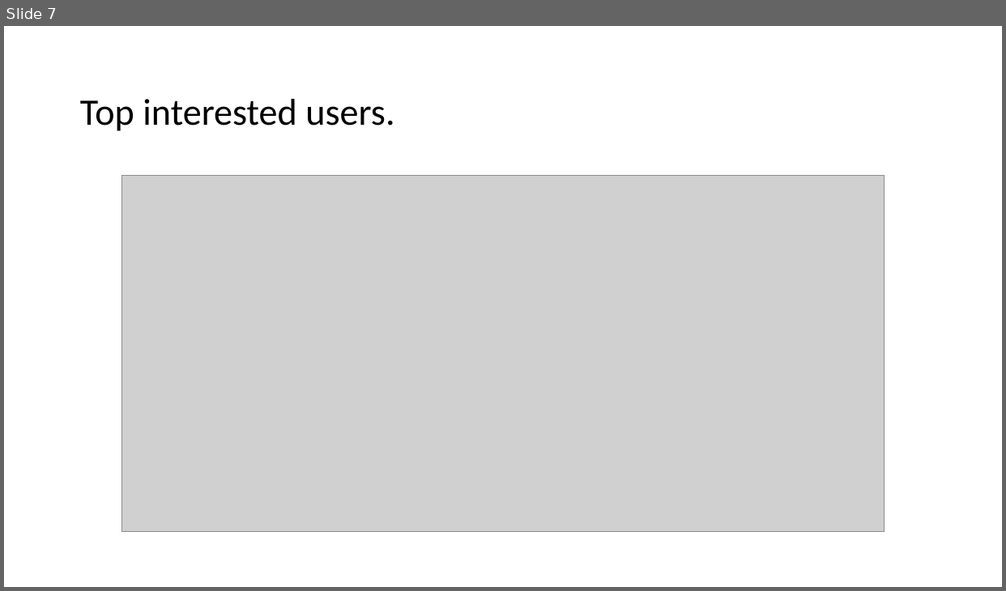
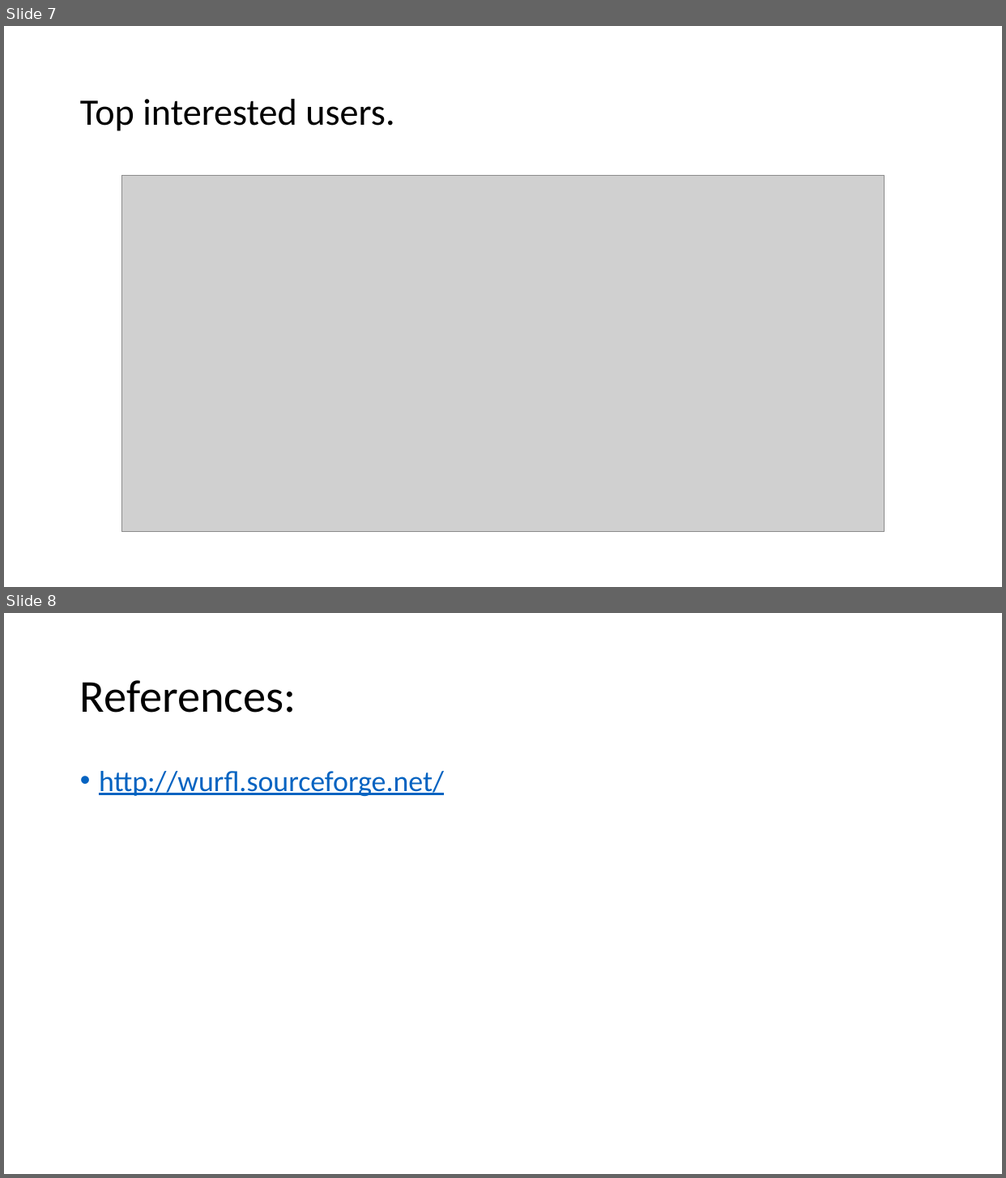
Before and after one commit to mayankachandrashekar/Email_Tracking, a slide deck: PPT/Email Tracking System.pptx. Shown one above the other, each under a label of ours: slide 7 before the commit, slides 7 and 8 after it. The pictures are 1006x591 and 1006x1178 pixels, drawn with LibreOffice and Linux fonts; fonts in the diff are those of the drawing; grey boxes stand for pictures. Boxes give left, top, right and bottom in pixels: in the first picture for what was removed or moved away, otherwise in the second. Text is boxed around its words. In the diff, an @@ line names an element or a change of style, - is before the commit and + after.

Commit message:
Added References

```diff
--- a/PPT/Email Tracking System.pptx
+++ b/PPT/Email Tracking System.pptx
@@ slide 8 added at [4,613,1002,1174], background #FFFFFF @@
@@ title added at [80,680,296,713], 44 pt, text #000000 @@
+References:
@@ text added at [99,771,444,796], 28 pt, text #0563C1, underline @@
+• http://wurfl.sourceforge.net/
```
